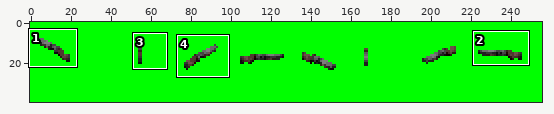
Two versions of one sprite sheet, Resources/Sprites/HandUAC_Shotgun_nomag.png. Above, an overview of the earlier version with the close-up marked.
Close-up. Earlier state:
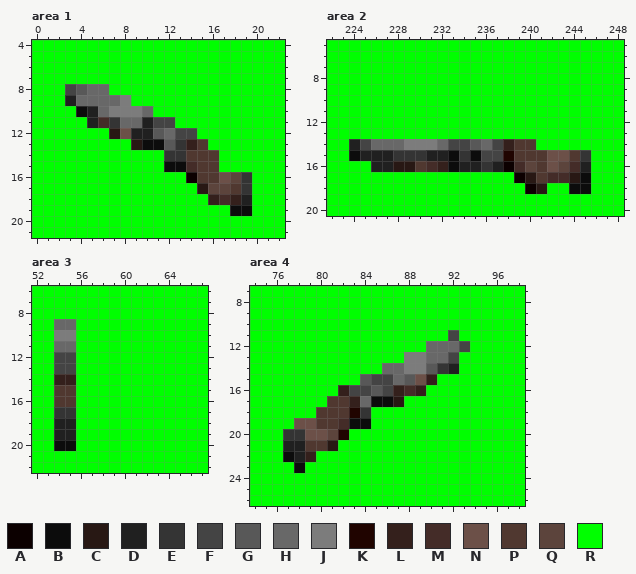
The file is 256x40 pixels. Shown: area 1: x 0..22, y 4..21; area 2: x 222..248, y 5..20; area 3: x 52..67, y 6..22; area 4: x 74..98, y 7..26. The commit also changed other parts of the picture, which this record leaves out.
Palette (. is transparent): A #0c0000  B #0c0c0c  C #281814  D #202020  E #343434  F #444444  G #585858  H #686868  J #7c7c7c  K #200400  L #34201c  M #442c28  N #6c5048  P #503830  Q #5c443c  R #00ff00
Pixels before, area 1, first column x 0:
 4 RRRRRRRRRRRRRRRRRRRRRRR
 5 RRRRRRRRRRRRRRRRRRRRRRR
 6 RRRRRRRRRRRRRRRRRRRRRRR
 7 RRRRRRRRRRRRRRRRRRRRRRR
 8 RRRFGHHRRRRRRRRRRRRRRRR
 9 RRRDHHHHJRRRRRRRRRRRRRR
10 RRRRBDHJJJHRRRRRRRRRRRR
11 RRRRRDMEHHDFFRRRRRRRRRR
12 RRRRRRRCNDDGHFFRRRRRRRR
13 RRRRRRRRRCBBGELPRRRRRRR
14 RRRRRRRRRRRREEPPPRRRRRR
15 RRRRRRRRRRRRBBMPPRRRRRR
16 RRRRRRRRRRRRRRAPPNQERRR
17 RRRRRRRRRRRRRRRCQQPERRR
18 RRRRRRRRRRRRRRRRLMLDRRR
19 RRRRRRRRRRRRRRRRRRBBRRR
20 RRRRRRRRRRRRRRRRRRRRRRR
21 RRRRRRRRRRRRRRRRRRRRRRR
Pixels before, area 2, first column x 222:
 5 RRRRRRRRRRRRRRRRRRRRRRRRRRR
 6 RRRRRRRRRRRRRRRRRRRRRRRRRRR
 7 RRRRRRRRRRRRRRRRRRRRRRRRRRR
 8 RRRRRRRRRRRRRRRRRRRRRRRRRRR
 9 RRRRRRRRRRRRRRRRRRRRRRRRRRR
10 RRRRRRRRRRRRRRRRRRRRRRRRRRR
11 RRRRRRRRRRRRRRRRRRRRRRRRRRR
12 RRRRRRRRRRRRRRRRRRRRRRRRRRR
13 RRRRRRRRRRRRRRRRRRRRRRRRRRR
14 RRDFHHHJJJHFFGHFLPPRRRRRRRR
15 RRBDDDEEEDDBEBFFKPPPNNPERRR
16 RRRRDDCCPMLBDDEDAMQPNQMDRRR
17 RRRRRRRRRRRRRRRRRACPMMCBRRR
18 RRRRRRRRRRRRRRRRRRACRRBBRRR
19 RRRRRRRRRRRRRRRRRRRRRRRRRRR
20 RRRRRRRRRRRRRRRRRRRRRRRRRRR
Pixels before, area 3, first column x 52:
 6 RRRRRRRRRRRRRRRR
 7 RRRRRRRRRRRRRRRR
 8 RRRRRRRRRRRRRRRR
 9 RRHHRRRRRRRRRRRR
10 RRJJRRRRRRRRRRRR
11 RRHHRRRRRRRRRRRR
12 RRFFRRRRRRRRRRRR
13 RRFFRRRRRRRRRRRR
14 RRLLRRRRRRRRRRRR
15 RRPPRRRRRRRRRRRR
16 RRPPRRRRRRRRRRRR
17 RREERRRRRRRRRRRR
18 RRDDRRRRRRRRRRRR
19 RRDDRRRRRRRRRRRR
20 RRBBRRRRRRRRRRRR
21 RRRRRRRRRRRRRRRR
22 RRRRRRRRRRRRRRRR
Pixels before, area 4, first column x 74:
 7 RRRRRRRRRRRRRRRRRRRRRRRRR
 8 RRRRRRRRRRRRRRRRRRRRRRRRR
 9 RRRRRRRRRRRRRRRRRRRRRRRRR
10 RRRRRRRRRRRRRRRRRRRRRRRRR
11 RRRRRRRRRRRRRRRRRRFRRRRRR
12 RRRRRRRRRRRRRRRRHHHFRRRRR
13 RRRRRRRRRRRRRRJJHHFRRRRRR
14 RRRRRRRRRRRRHHJJGEDRRRRRR
15 RRRRRRRRRRGFFHGNLRRRRRRRR
16 RRRRRRRRLFFGFLMLRRRRRRRRR
17 RRRRRRRPPLHBBCRRRRRRRRRRR
18 RRRRRRPPPKERRRRRRRRRRRRRR
19 RRRRNNPPMBBRRRRRRRRRRRRRR
20 RRREENNQKRRRRRRRRRRRRRRRR
21 RRRDDPPCRRRRRRRRRRRRRRRRR
22 RRRBDLRRRRRRRRRRRRRRRRRRR
23 RRRRBRRRRRRRRRRRRRRRRRRRR
24 RRRRRRRRRRRRRRRRRRRRRRRRR
25 RRRRRRRRRRRRRRRRRRRRRRRRR
26 RRRRRRRRRRRRRRRRRRRRRRRRR
The result:
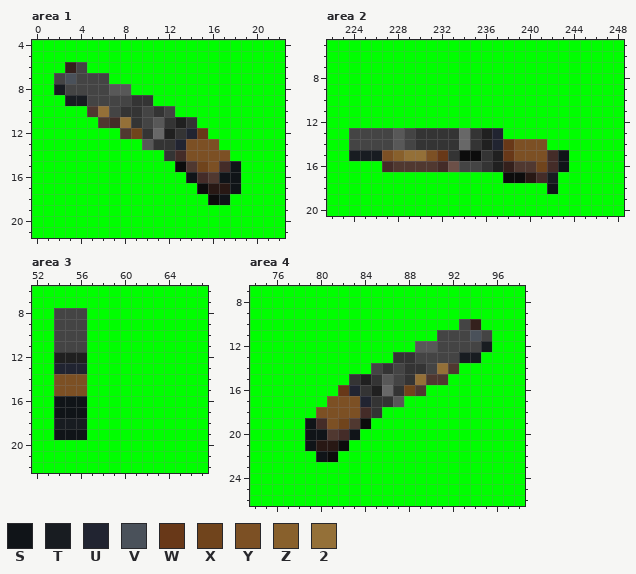
Colours new in this view: S #101418  T #181c21  U #212431  V #4a515a  W #683818  X #70441c  Y #7c5024  Z #88602c  2 #947038
From old to new:
Area 1:
y 6: x 3..4 RR -> LF
y 7: x 2..6 RRRRR -> FVFFF
y 8: x 2 R -> T; x 4..8 GHHRR -> FFFGG
y 9: x 3..10 DHHHHJRR -> TTFFFFEE
y 10: x 4..12 BDHJJJHRR -> RP2FEEFEF
y 11: x 5..14 DMEHHDFFRR -> RPM2EFGEDE
y 12: x 7..15 CNDDGHFFR -> RPXEHDEUW
y 13: x 9..16 CBBGELPR -> RGEEUYYY
y 14: x 13..17 EPPPR -> MYYYY
y 15: x 12 B -> R; x 14..18 MPPRR -> PXYMS
y 16: x 14..15 AP -> SM; x 17..19 NQE -> SSR
y 17: x 15..19 CQQPE -> BCCSR
y 18: x 16..19 LMLD -> BSRR
y 19: x 18..19 BB -> RR
Area 2:
y 13: x 224..237 RRRRRRRRRRRRRR -> FFFFGFEEEEHEDU
y 14: x 224 D -> F; x 226..241 HHHJJJHFFGHFLPPR -> FFGFEEEEHEDUWYYY
y 15: x 224..234 BDDDEEEDDBE -> TTTYZ22YWEB; x 236..245 FFKPPPNNPE -> EDWYYYMSRR
y 16: x 226..229 DDCC -> RMPP; x 231..235 MLBDD -> PMNFF; x 238..245 AMQPNQMD -> LPPXMSRR
y 17: x 238..239 RA -> BB; x 241..245 PMMCB -> MTRRR
y 18: x 240..242 ACR -> RRS; x 244..245 BB -> RR
Area 3:
y 8: x 54..56 RRR -> FFF
y 9: x 54..56 HHR -> FFF
y 10: x 54..56 JJR -> FFF
y 11: x 54..56 HHR -> FFF
y 12: x 54..56 FFR -> DDD
y 13: x 54..56 FFR -> UUU
y 14: x 54..56 LLR -> YYY
y 15: x 54..56 PPR -> YYY
y 16: x 54..56 PPR -> SSS
y 17: x 54..56 EER -> SSS
y 18: x 54..56 DDR -> TTT
y 19: x 54..56 DDR -> SSS
y 20: x 54..55 BB -> RR
Area 4:
y 10: x 93..94 RR -> FL
y 11: x 91 R -> F; x 93..95 RRR -> FVF
y 12: x 89..92 RHHH -> GGFF; x 94..95 RR -> FT
y 13: x 87..91 RJJHH -> EEFFF; x 93..94 RR -> TT
y 14: x 85..92 RHHJJGED -> FEFEEF2P
y 15: x 83..91 RGFFHGNLR -> EDEGFE2PP
y 16: x 82..89 LFFGFLML -> WUEDHEXP
y 17: x 81..87 PPLHBBC -> YYYUEEG
y 18: x 80..85 PPPKER -> YYYYME
y 19: x 78..83 NNPPMB -> RSMYXP
y 20: x 77..83 EENNQKR -> RRSSPMS
y 21: x 77..80 DDPP -> RRSC; x 82 R -> B
y 22: x 77..81 BDLRR -> RRRSB
y 23: x 78 B -> R
